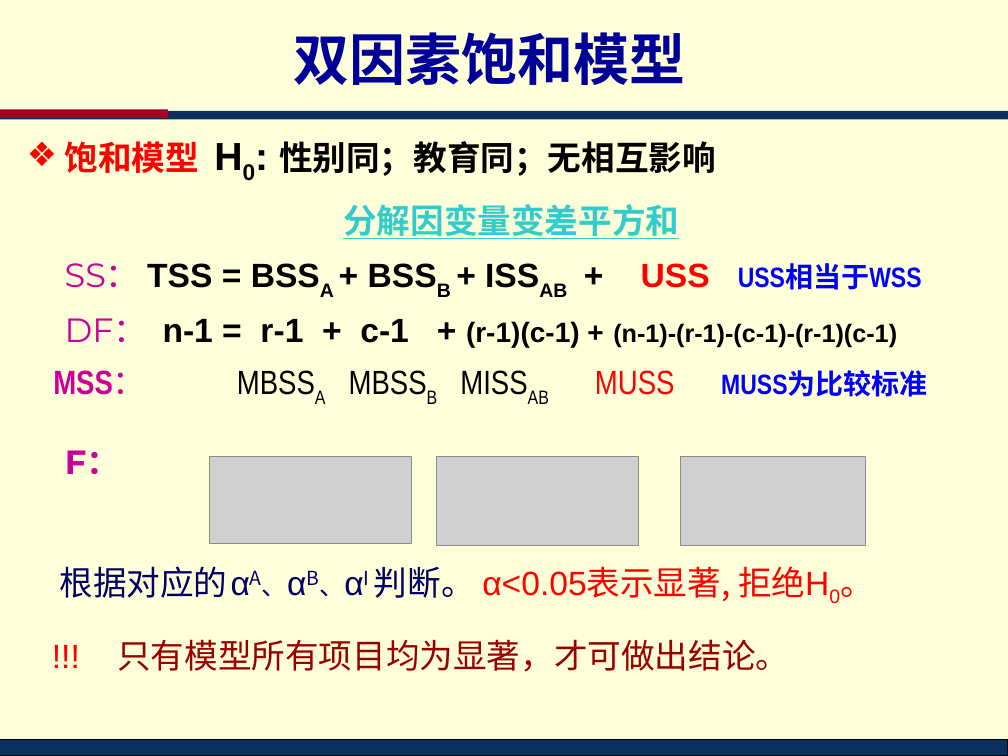
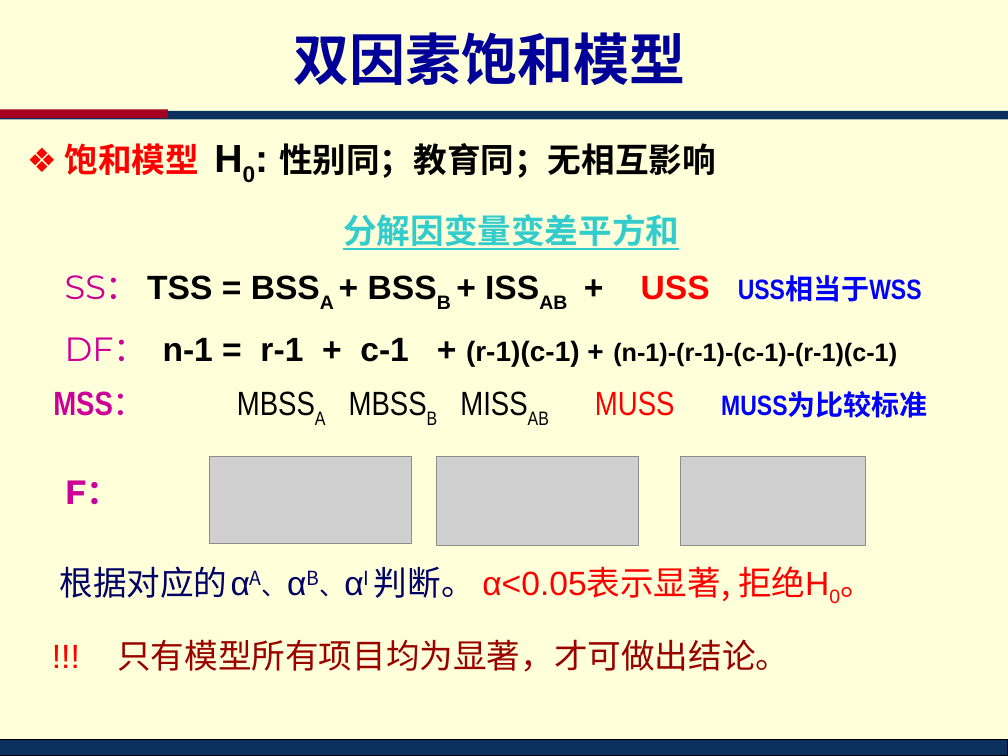
Before and after one commit to lidingruc/2018R, a slide deck: slide 47 of l09test/test.ppt. Drawn at 1008x756 pixels with LibreOffice and Linux fonts; fonts in the diff are those of the drawing; grey boxes stand for pictures; background and template pictures are left out. Boxes give left, top, right and bottom in pixels: in the first picture for what was removed or moved away, otherwise in the second. Text is boxed around its words. In the diff, an @@ line names an element or a change of style, - is before the commit and + after.

```diff
--- a/l09test/test.ppt
+++ b/l09test/test.ppt
@@ text "饱和模型 H0: 性别同；教育同；无相互影响" at [53,143,928,505]: line spacing 0.95 to 1.05 @@
```
Also in this commit, not shown: 1 other slide changed, 12 other files.
